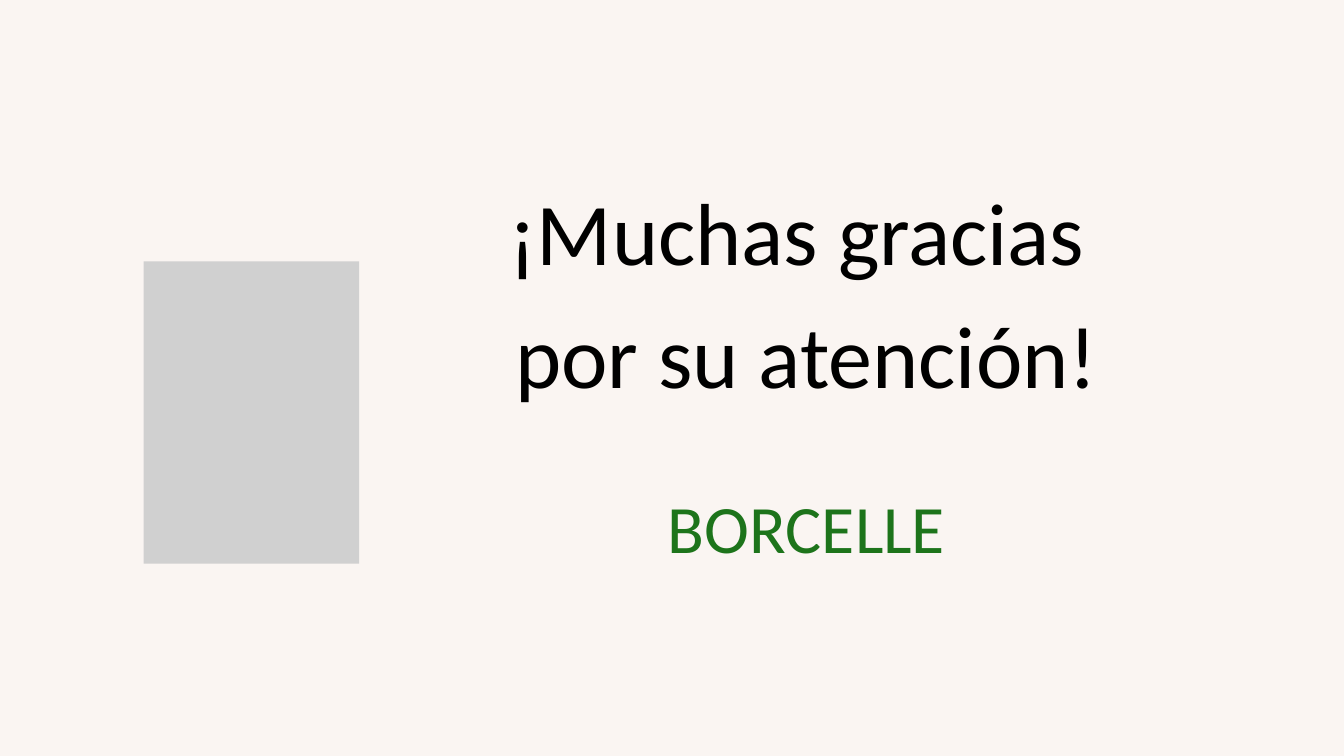
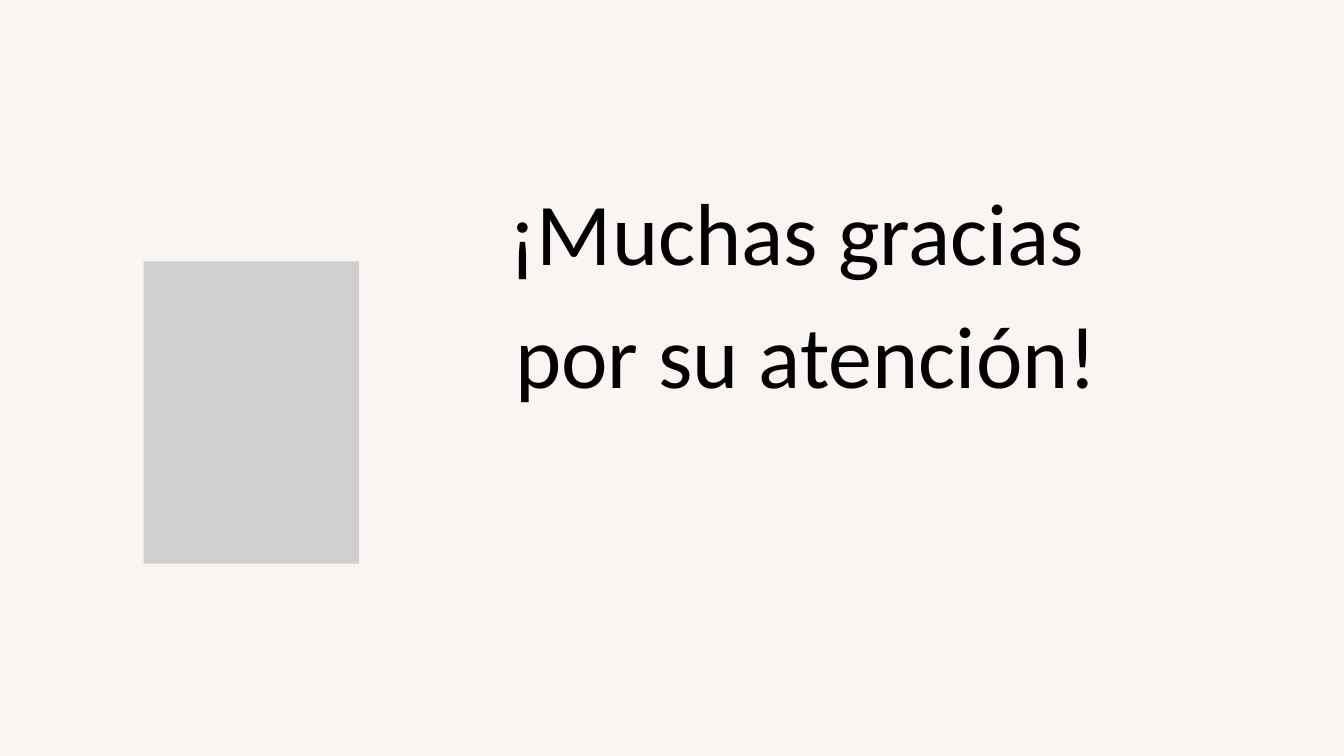
Before and after one commit to JuanRos1984/PresentacionAPP_POO, a slide deck: slide 39 of Presentacion POO APP.pptx (slide 38 before the commit). Drawn at 1344x756 pixels with LibreOffice and Linux fonts; fonts in the diff are those of the drawing; grey boxes stand for pictures. Boxes give left, top, right and bottom in pixels: in the first picture for what was removed or moved away, otherwise in the second. Text is boxed around its words. In the diff, an @@ line names an element or a change of style, - is before the commit and + after.

```diff
--- a/Presentacion POO APP.pptx
+++ b/Presentacion POO APP.pptx
@@ text removed at (668, 509, 945, 554) @@
-BORCELLE
```
Also in this commit, not shown: 9 slides added, 14 slides removed, 28 other files.
